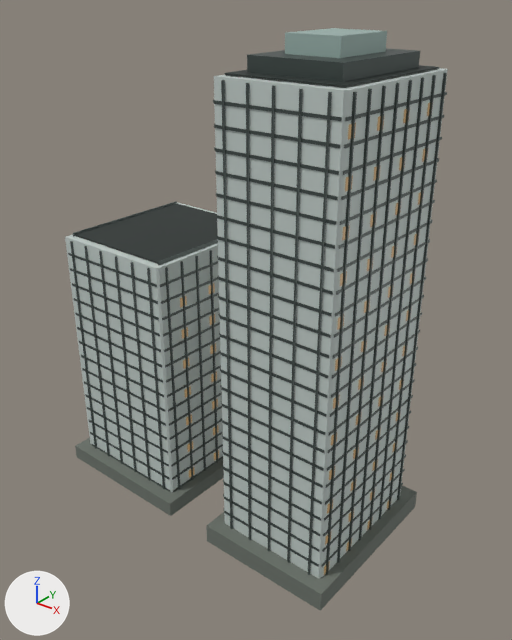
The glTF model landmarks/assets/venture-east-wall.glb: old version first, new version second.
Before and after are seen from a 50 mm camera at (146.0, -179.0, 186.0) aimed at (2.0, 0.0, 75.0). Arrows for +X, +Y and +Z are at lower left; the lights stay in place. The older version comes first.

Names of what the first picture shows: 'crown_screen', 'crown_step', 'envelope', 'fins', 'floor_bands', 'night_windows', 'podium', 'roof_deck' and 1 more.
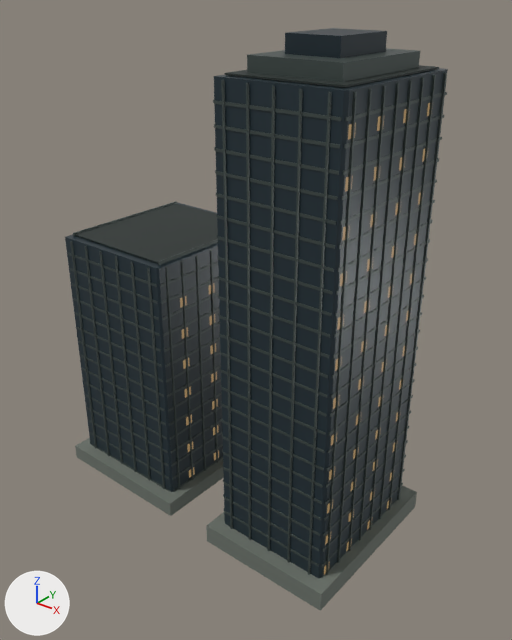
What differs and where, as boxes (x1, y1, x2, y2) in the pictures (512 x 640 px):
'envelope', recoloured (darker)
    both: (65, 68, 448, 579)
'crown_screen', recoloured (darker)
    both: (285, 28, 387, 58)

What the commit changed:
Material 'glass' (mat_glass) changes colour from light grey #c5d0cc to dark blue #24343c; in linear values from (0.558, 0.631, 0.604) to (0.0176, 0.0343, 0.0452).
Material 'glass_alt' (mat_glass_alt) changes colour from grey #9eb6b0 to dark blue #1c2c34; in linear values from (0.342, 0.468, 0.434) to (0.0116, 0.0252, 0.0343).
